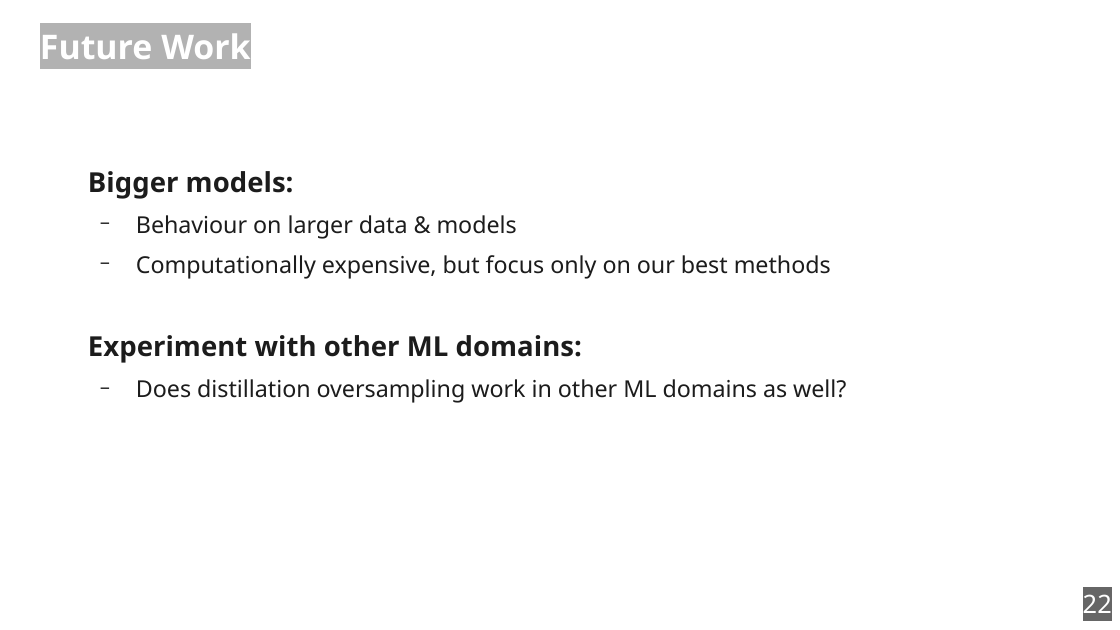
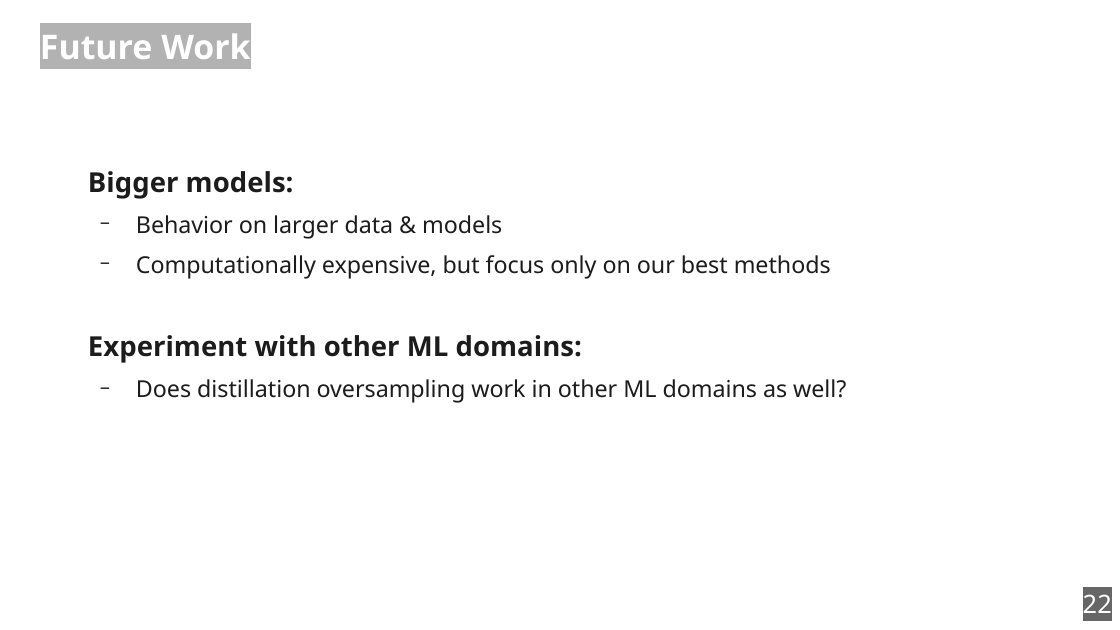
Before and after one commit to zouharvi/reference-mt-distill, a slide deck: slide 22 of meta/final_presentation.odp. Drawn at 1120x630 pixels with LibreOffice and Linux fonts; fonts in the diff are those of the drawing. Boxes give left, top, right and bottom in pixels: in the first picture for what was removed or moved away, otherwise in the second. Text is boxed around its words. In the diff, an @@ line names an element or a change of style, - is before the commit and + after.

Commit message:
Final Presentation: Typos fixed

```diff
--- a/meta/final_presentation.odp
+++ b/meta/final_presentation.odp
@@ text at box(136, 215, 502, 239): text changed @@
-  − Behaviour on larger data & models
+  − Behavior on larger data & models
```
Also in this commit, not shown: 1 other slide changed.
